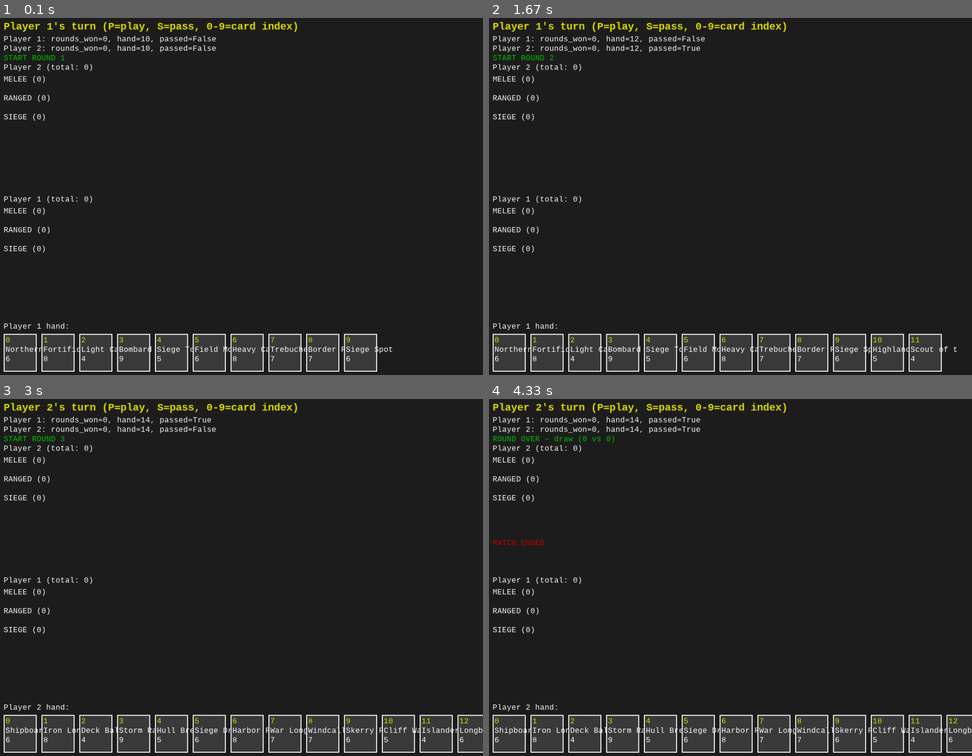
Above: before the commit, frames 1-4 (two rows, left to right).
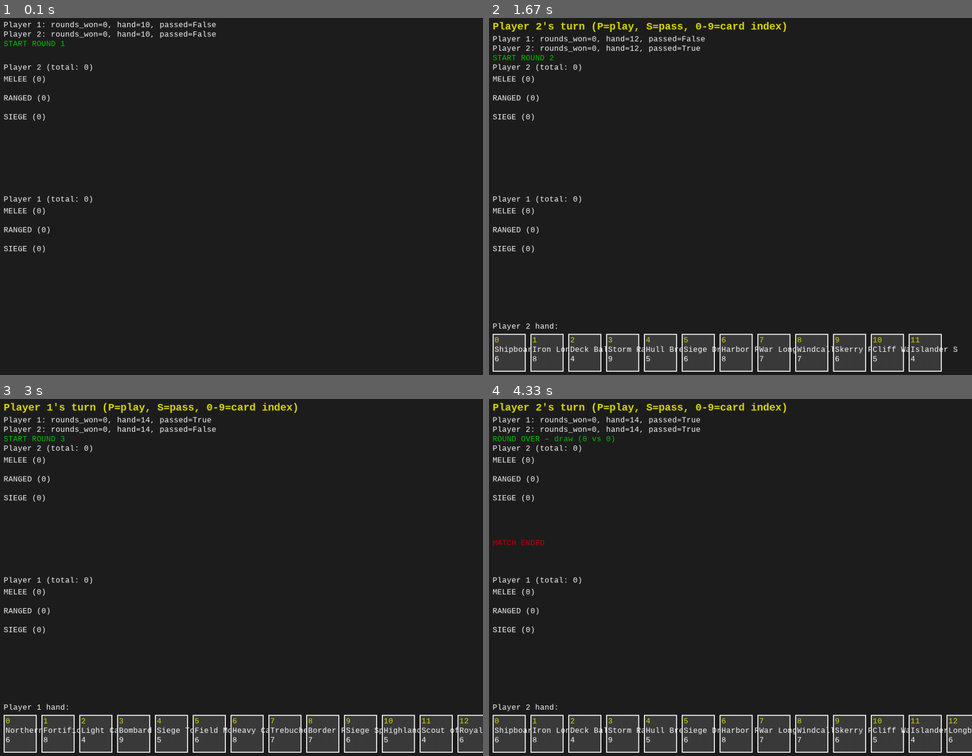
Above: after the commit, the same moments.

Repository: MariuszOwczarek/Gwint_Like_Game
Game: pygame game, started from run_pygame.py
The game is run twice, just before and just after one commit, with the same random seed, the same clock (stepped at 60 frames per second) and the same inputs.
Inputs:
- Up to frame 1 (0.1 s): no input
- Up to frame 2 (1.67 s): tap S at 0.33, 0.67, 1.2 s
- Up to frame 3 (3 s): tap S at 1.75, 2.5 s
- Up to frame 4 (4.33 s): tap S at 3.38 s

The runs differ from the first frame. In frame 1, 9.3% of the frame differs, in the area x 0-82%, y 0-100%; in frame 2, 0.7%; in frame 3, 0.7%; in frame 4, nothing differs.

Commit message:
controller switch for cli

Diff:
--- a/src/card_duel/controller.py
+++ b/src/card_duel/controller.py
@@ -73,14 +73,14 @@
                 active_player = self.game.players[active_id]
 
                 # CLI
-                #self.renderer.render_game_state(self.game)
+                self.renderer.render_game_state(self.game)
+                self.renderer.render_player_turn_header(active_player)
+                self.renderer.render_player_hand(active_player)
+
+                #PYGAME
                 #self.renderer.render_player_turn_header(active_player)
                 #self.renderer.render_player_hand(active_player)
-
-                #PYGAME
-                self.renderer.render_player_turn_header(active_player)
-                self.renderer.render_player_hand(active_player)
-                self.renderer.render_game_state(self.game)
+                #self.renderer.render_game_state(self.game)
 
 
                 action = self.input.choose_action(self.game, active_player)
